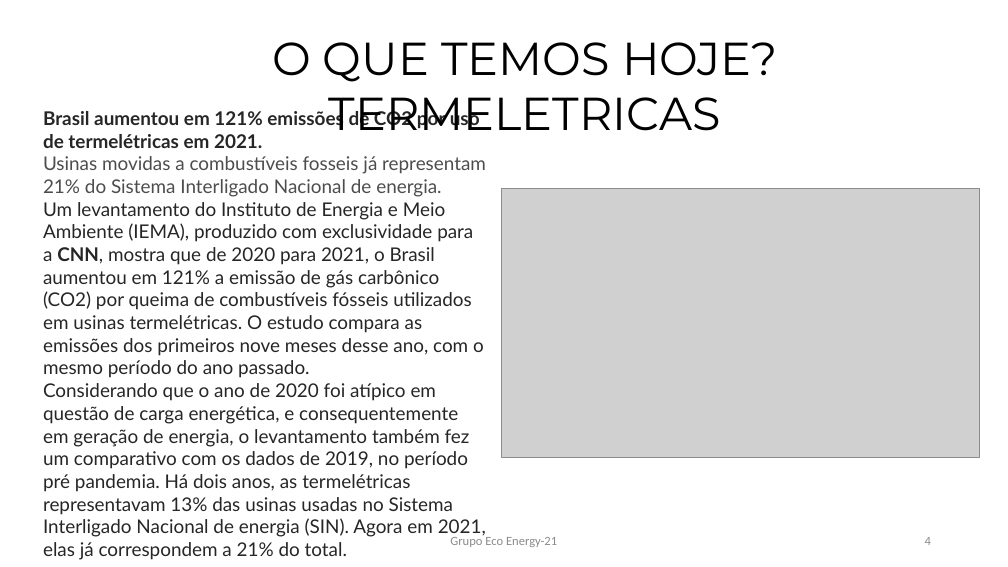
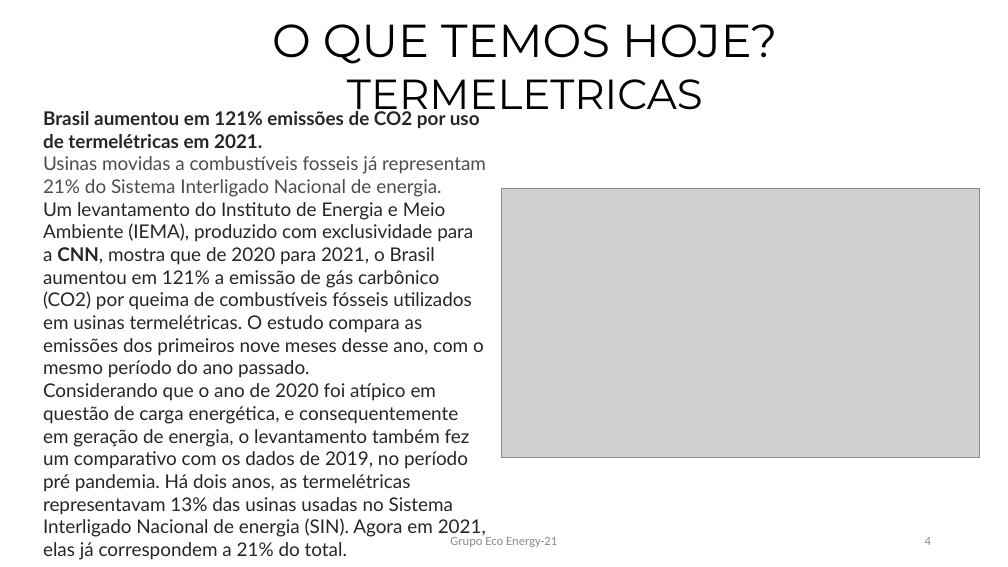
Before and after one commit to sudariogoncalves/ECO-Energy-21-, a slide deck: slide 4 of Projeto Eco-Energy 21.pptx. Drawn at 1008x567 pixels with LibreOffice and Linux fonts; fonts in the diff are those of the drawing; grey boxes stand for pictures. Boxes give left, top, right and bottom in pixels: in the first picture for what was removed or moved away, otherwise in the second. Text is boxed around its words. In the diff, an @@ line names an element or a change of style, - is before the commit and + after.

```diff
--- a/Projeto Eco-Energy 21.pptx
+++ b/Projeto Eco-Energy 21.pptx
@@ text "O QUE TEMOS HOJE?": place and size @@
-text "O QUE TEMOS HOJE?" at <box>272,42,777,131</box>
+text "O QUE TEMOS HOJE?" at <box>272,24,777,120</box>
@@ text at <box>347,79,703,120</box>: size 44 to 40 pt in "TERMELETRICAS" @@
```
Also in this commit, not shown: 6 other slides changed, 2 slides added, 1 slide removed.
